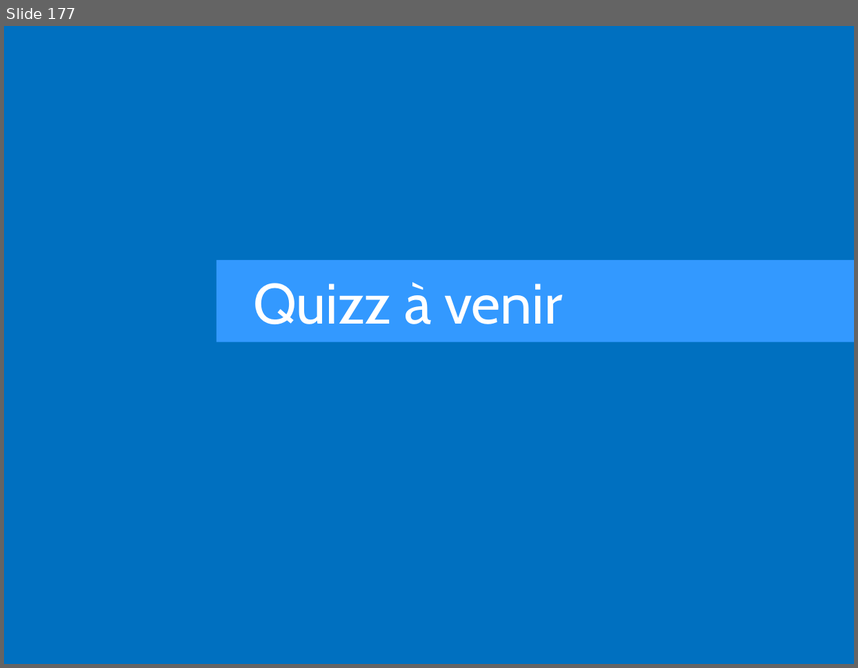
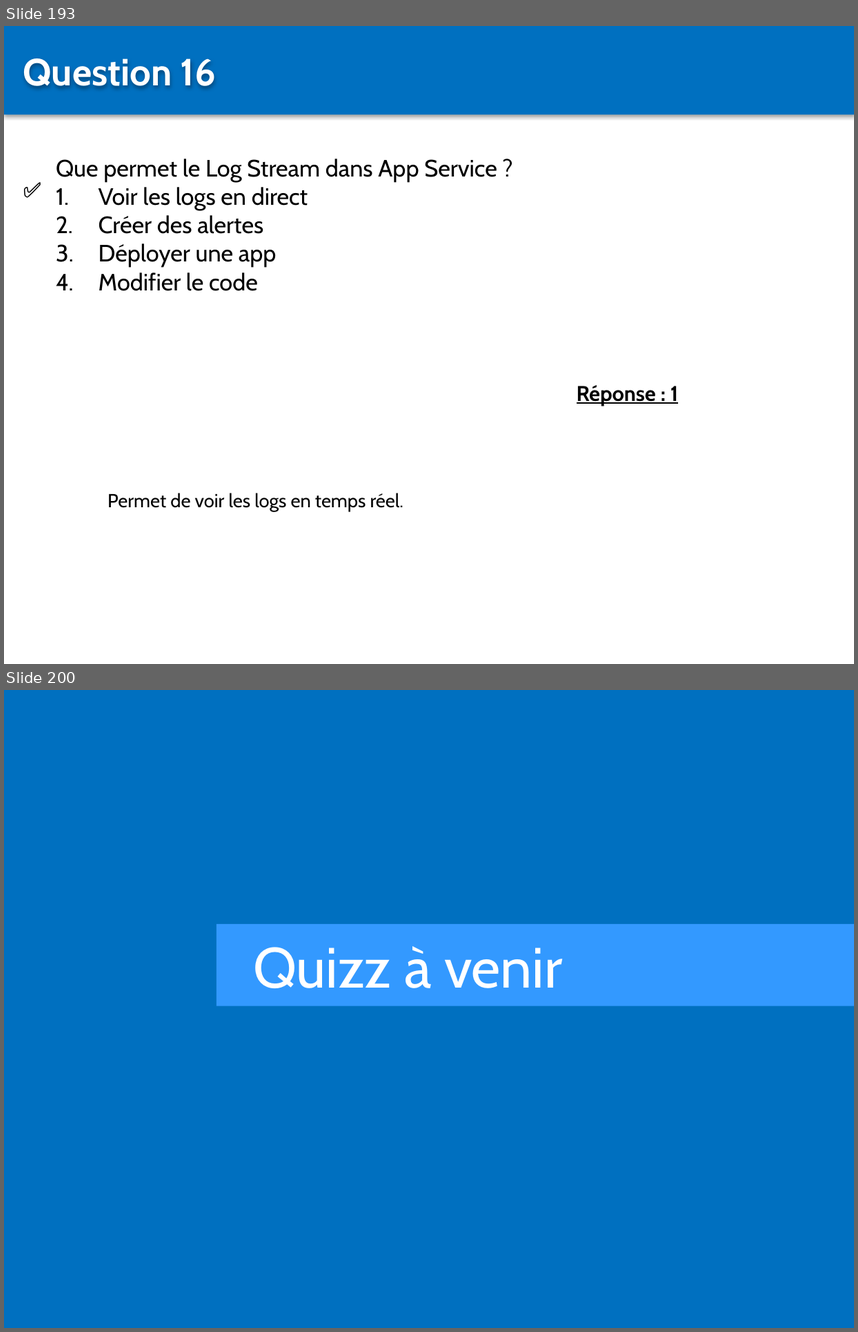
Before and after one commit to Sybaris-Classroom/az-204, a slide deck: Quiz/Quiz.pptx. Shown one above the other, each under a label of ours: slide 177 before the commit, slides 193 and 200 after it; the slides between them are not shown. The pictures are 858x668 and 858x1332 pixels, drawn with LibreOffice and Linux fonts; fonts in the diff are those of the drawing. Boxes give left, top, right and bottom in pixels: in the first picture for what was removed or moved away, otherwise in the second. Text is boxed around its words. In the diff, an @@ line names an element or a change of style, - is before the commit and + after.

```diff
--- a/Quiz/Quiz.pptx
+++ b/Quiz/Quiz.pptx
@@ slide 193 added at [4,26,854,664], background #FFFFFF @@
@@ rectangle added at [4,26,854,114], fill #0070C0 @@
@@ text added at [23,58,216,88], 32 pt, text #FFFFFF, bold @@
+Question 16
@@ text added at [56,158,497,291], 20 pt, text #000000 @@
+Que permet le Log Stream dans App Service ?
+1. Voir les logs en direct
+2. Créer des alertes
+3. Déployer une app
+4. Modifier le code
@@ text added at [15,172,67,206], 18 pt, text #000000, bold @@
+✅
@@ text added at [577,385,678,405], 18 pt, text #000000, bold, underline @@
+Réponse : 1
@@ text added at [107,492,404,511], 16 pt, text #000000 @@
+Permet de voir les logs en temps réel.
@@ what was slide 177 is now slide 200 @@
```
Also in this commit, not shown: 1 slide changed, 22 other slides added, 6 other files.
